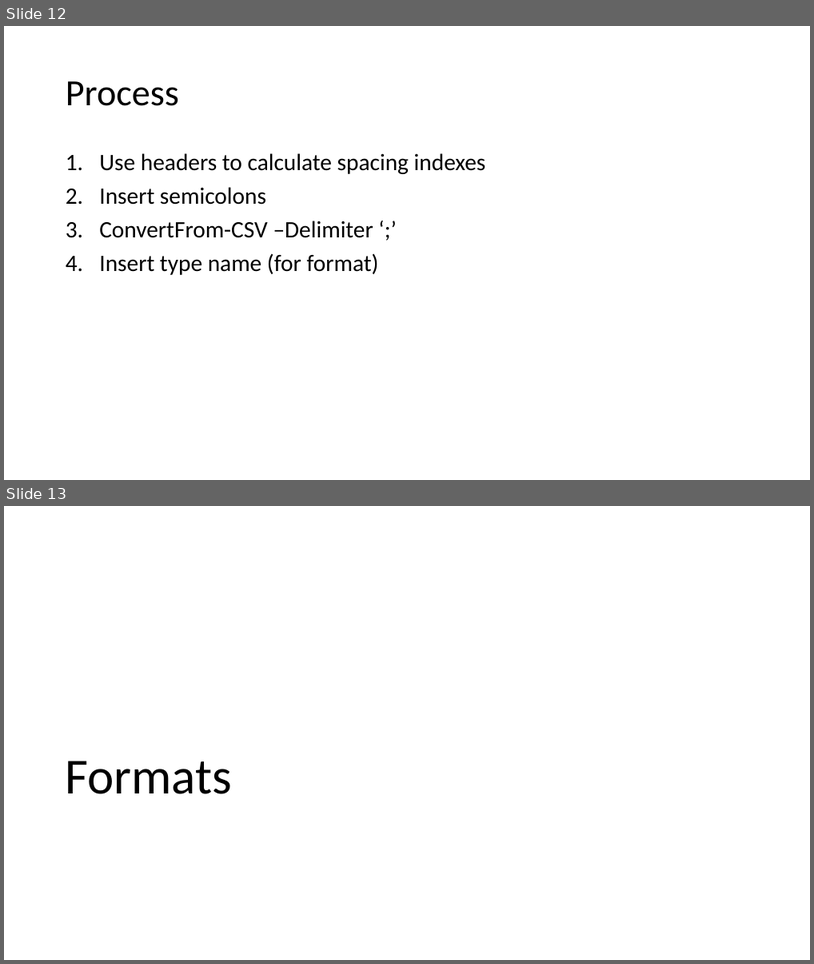
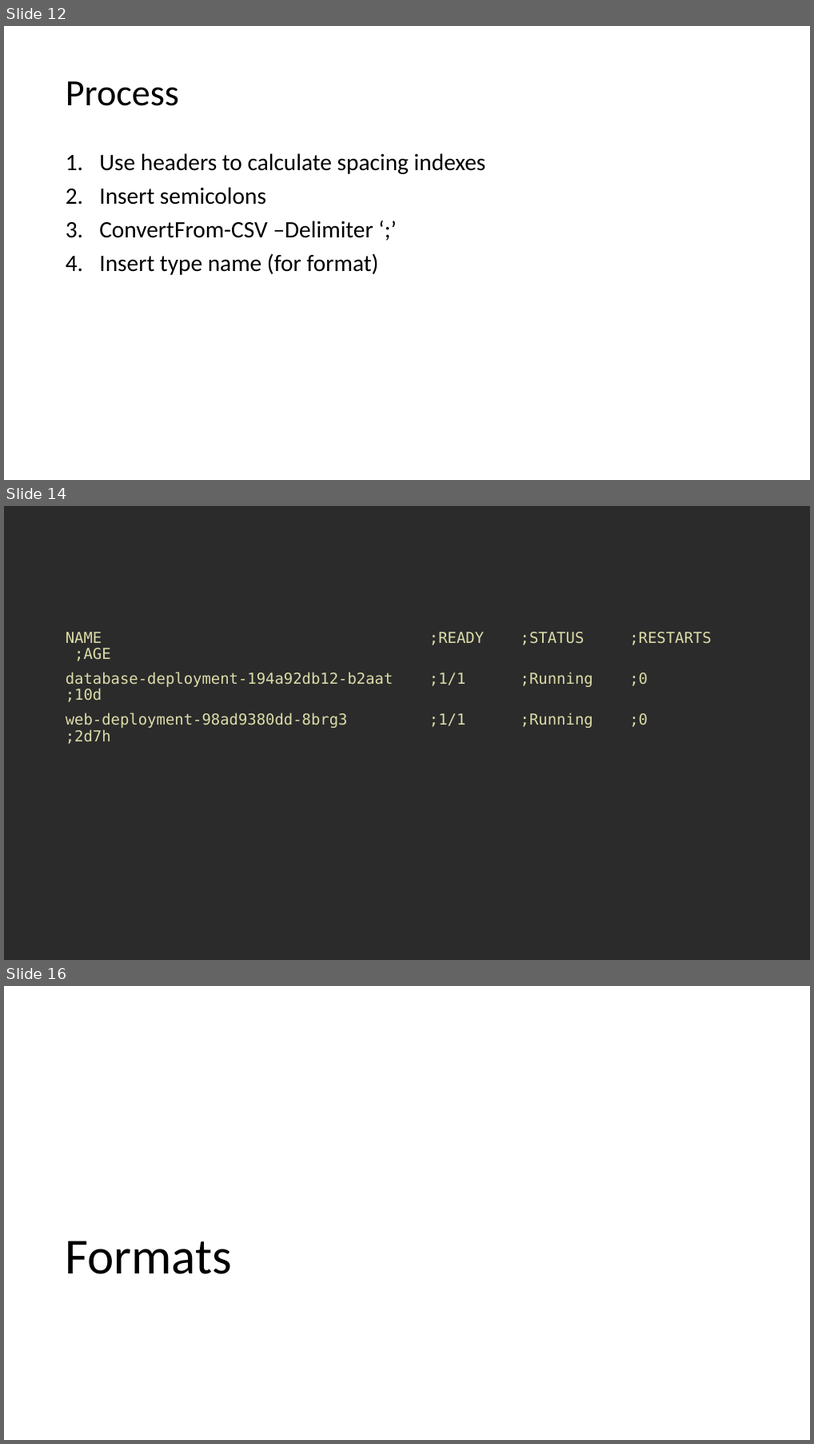
Before and after one commit to ThePoShWolf/Sessions, a slide deck: 2023-04-27 - Making Kubectl PowerShell friendly/PowerShell Summit 2023 - Making Kubectl PowerShell friendly.pptx. Shown one above the other, each under a label of ours: slides 12 and 13 before the commit, slides 12, 14 and 16 after it; the slides between them are not shown. The pictures are 814x964 and 814x1444 pixels, drawn with LibreOffice and Linux fonts; fonts in the diff are those of the drawing; background and template pictures are left out; a plain dark background stands for a picture behind light text. Boxes give left, top, right and bottom in pixels: in the first picture for what was removed or moved away, otherwise in the second. Text is boxed around its words. In the diff, an @@ line names an element or a change of style, - is before the commit and + after.

```diff
--- a/2023-04-27 - Making Kubectl PowerShell friendly/PowerShell Summit 2023 - Making Kubectl PowerShell friendly.pptx
+++ b/2023-04-27 - Making Kubectl PowerShell friendly/PowerShell Summit 2023 - Making Kubectl PowerShell friendly.pptx
@@ slide 14 added at [4, 506, 810, 960], background picture (left out) @@
@@ text added at [66, 632, 711, 728], 18 pt, text #DCDCAA @@
+NAME ;READY ;STATUS ;RESTARTS ;AGE
+database-deployment-194a92db12-b2aat ;1/1 ;Running ;0 ;10d
+web-deployment-98ad9380dd-8brg3 ;1/1 ;Running ;0 ;2d7h
@@ what was slide 13 is now slide 16 @@
```
Also in this commit, not shown: 2 slides changed, 2 other slides added.
